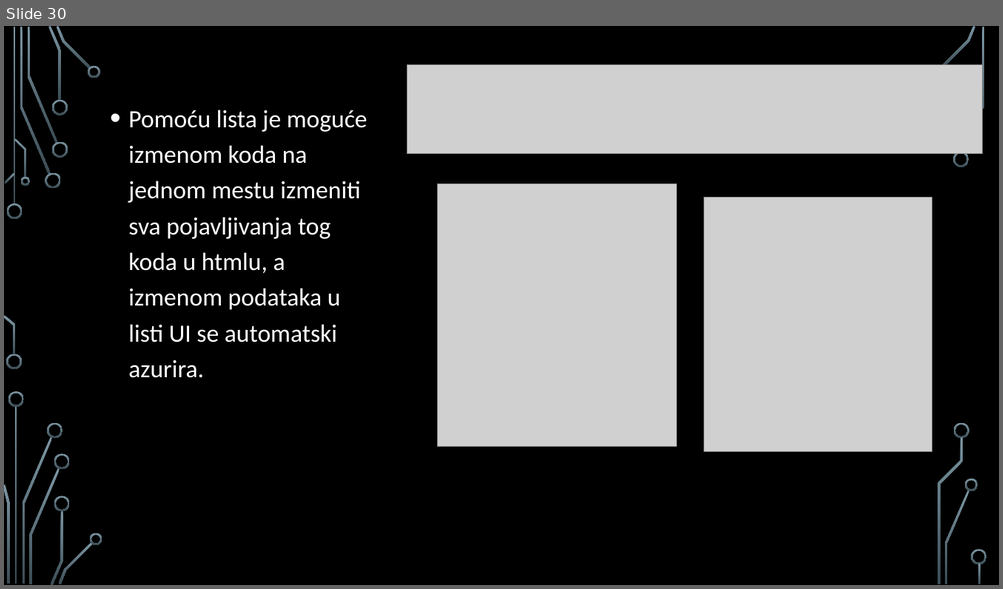
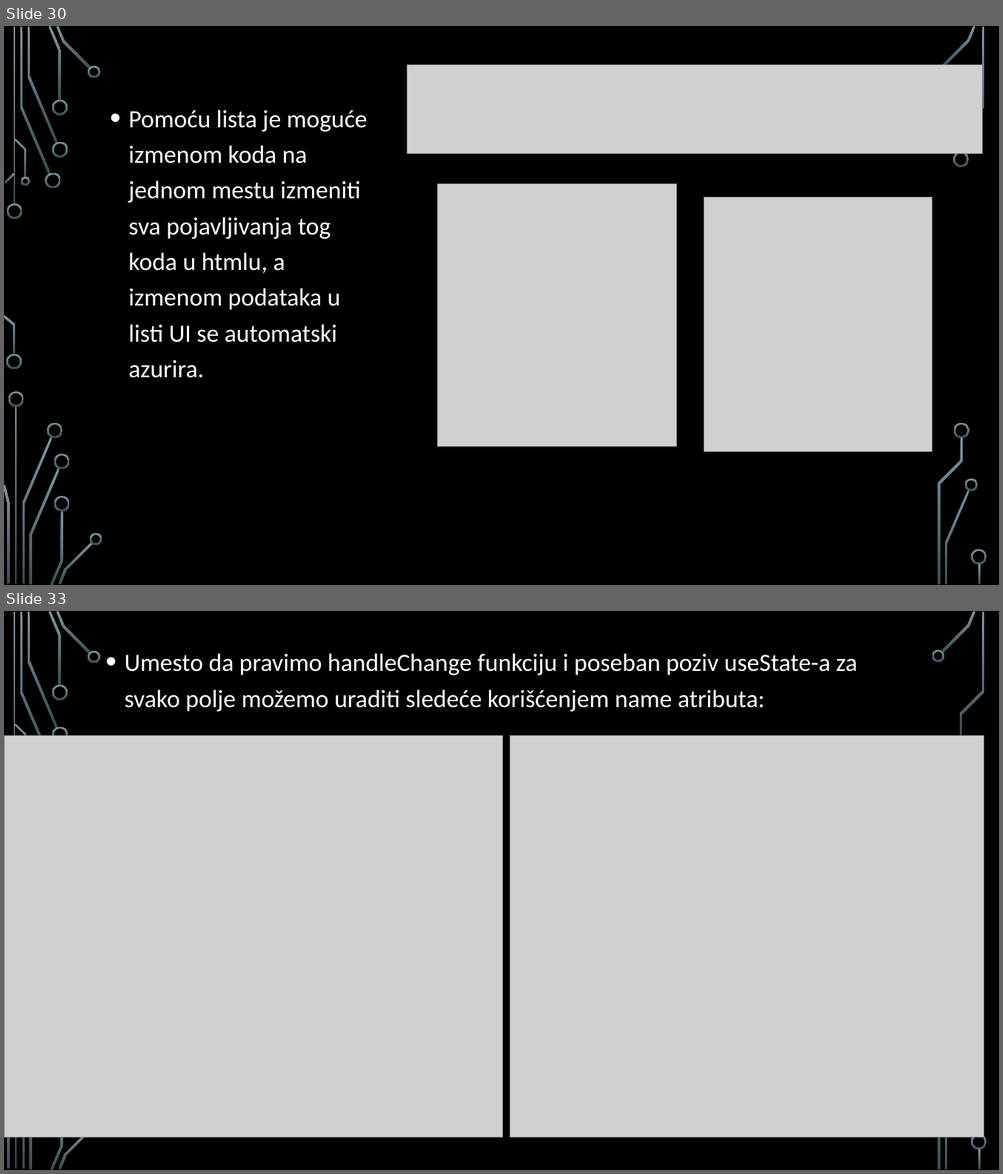
Before and after one commit to MihajloMilojevic/Sekcija, a slide deck: React/React - prezentacija.pptx. Shown one above the other, each under a label of ours: slide 30 before the commit, slides 30 and 33 after it; the slides between them are not shown. The pictures are 1003x589 and 1003x1174 pixels, drawn with LibreOffice and Linux fonts; fonts in the diff are those of the drawing; grey boxes stand for pictures; background and template pictures are left out. Boxes give left, top, right and bottom in pixels: in the first picture for what was removed or moved away, otherwise in the second. Text is boxed around its words. In the diff, an @@ line names an element or a change of style, - is before the commit and + after.

```diff
--- a/React/React - prezentacija.pptx
+++ b/React/React - prezentacija.pptx
@@ slide 33 added at <box>4,611,999,1170</box>, background picture (left out); not listed: 25 template elements that a slide beside it also shows @@
@@ text added at <box>125,653,857,712</box>, 24 pt, text #FFFFFF @@
+• Umesto da pravimo handleChange funkciju i poseban poziv useState-a za svako polje možemo uraditi sledeće korišćenjem name atributa:
@@ picture added at <box>4,735,503,1138</box> @@
@@ picture added at <box>511,735,984,1138</box> @@
```
Also in this commit, not shown: 4 other slides added, 17 other files.
